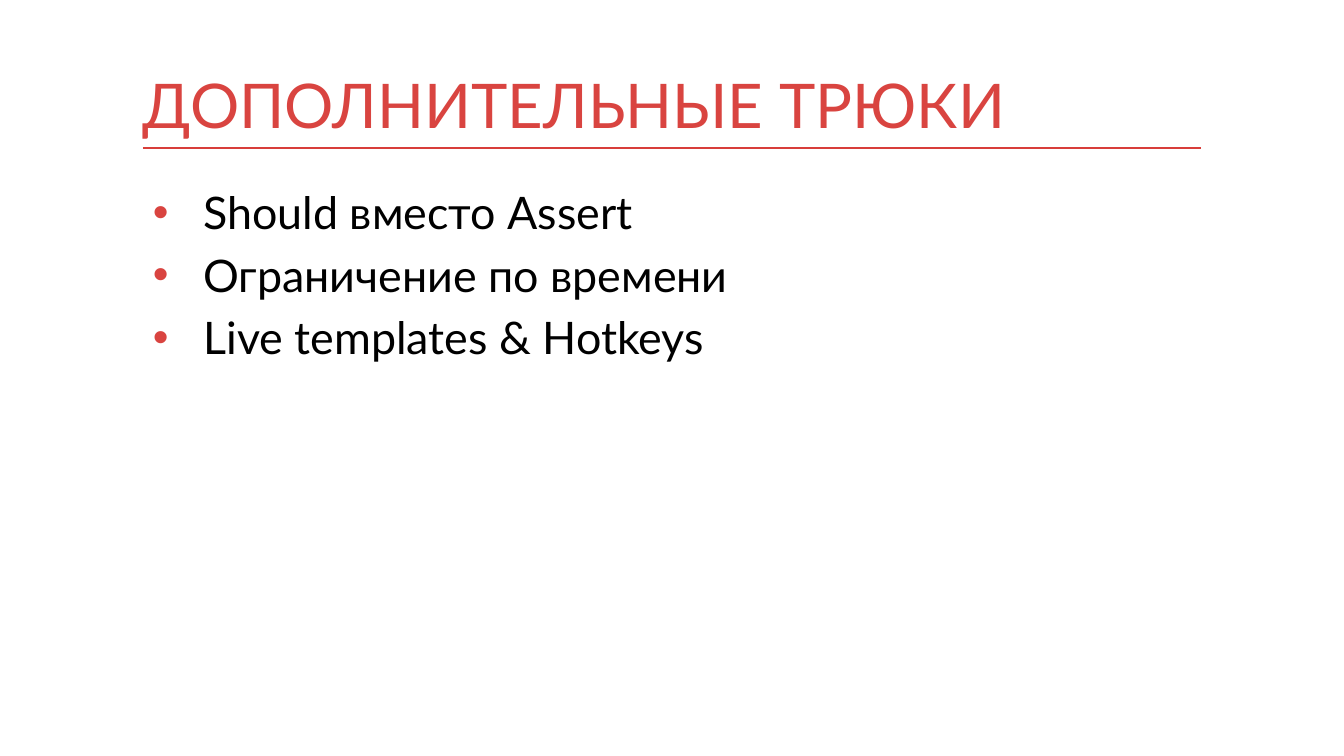
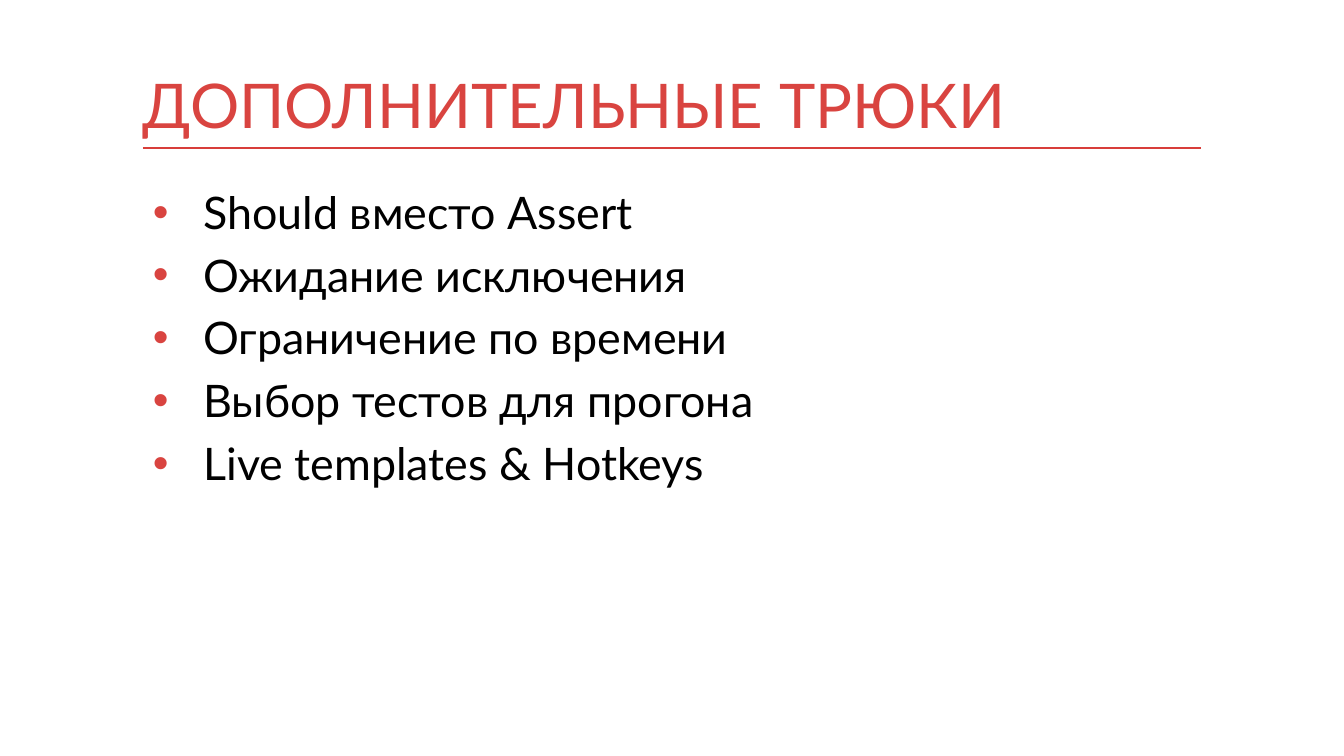
Before and after one commit to kontur-courses/testing, a slide deck: slide 19 of testing.pptx (slide 22 before the commit). Drawn at 1344x756 pixels with LibreOffice and Linux fonts; fonts in the diff are those of the drawing. Boxes give left, top, right and bottom in pixels: in the first picture for what was removed or moved away, otherwise in the second. Text is boxed around its words. In the diff, an @@ line names an element or a change of style, - is before the commit and + after.

```diff
--- a/testing.pptx
+++ b/testing.pptx
@@ text at <box>203,259,686,300</box>: paragraph added @@
+• Ожидание исключения
@@ text at <box>203,384,753,425</box>: paragraph added @@
+• Выбор тестов для прогона
```
Also in this commit, not shown: 8 other slides changed, 8 slides added, 7 slides removed, 1 other file.
